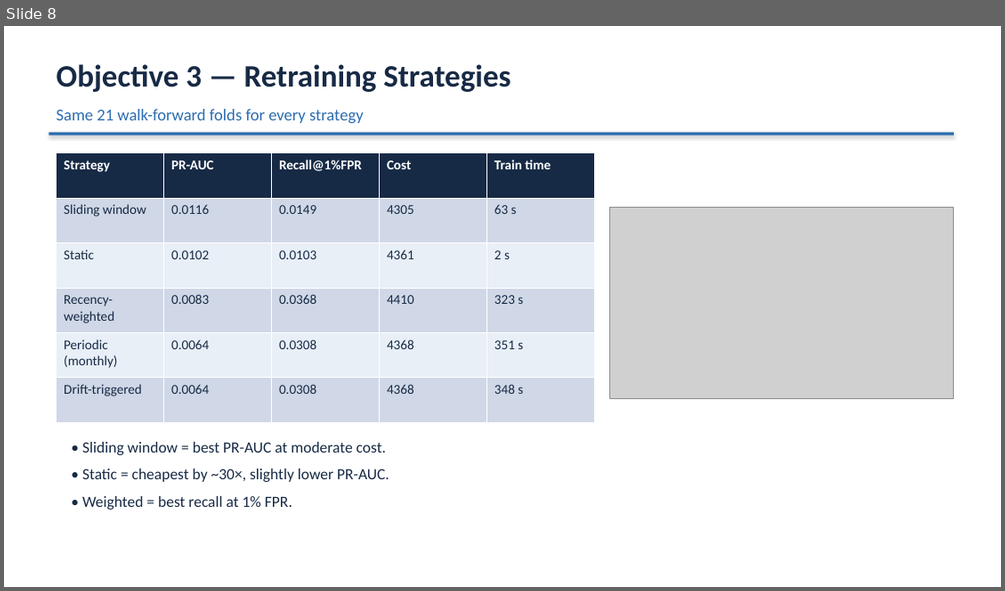
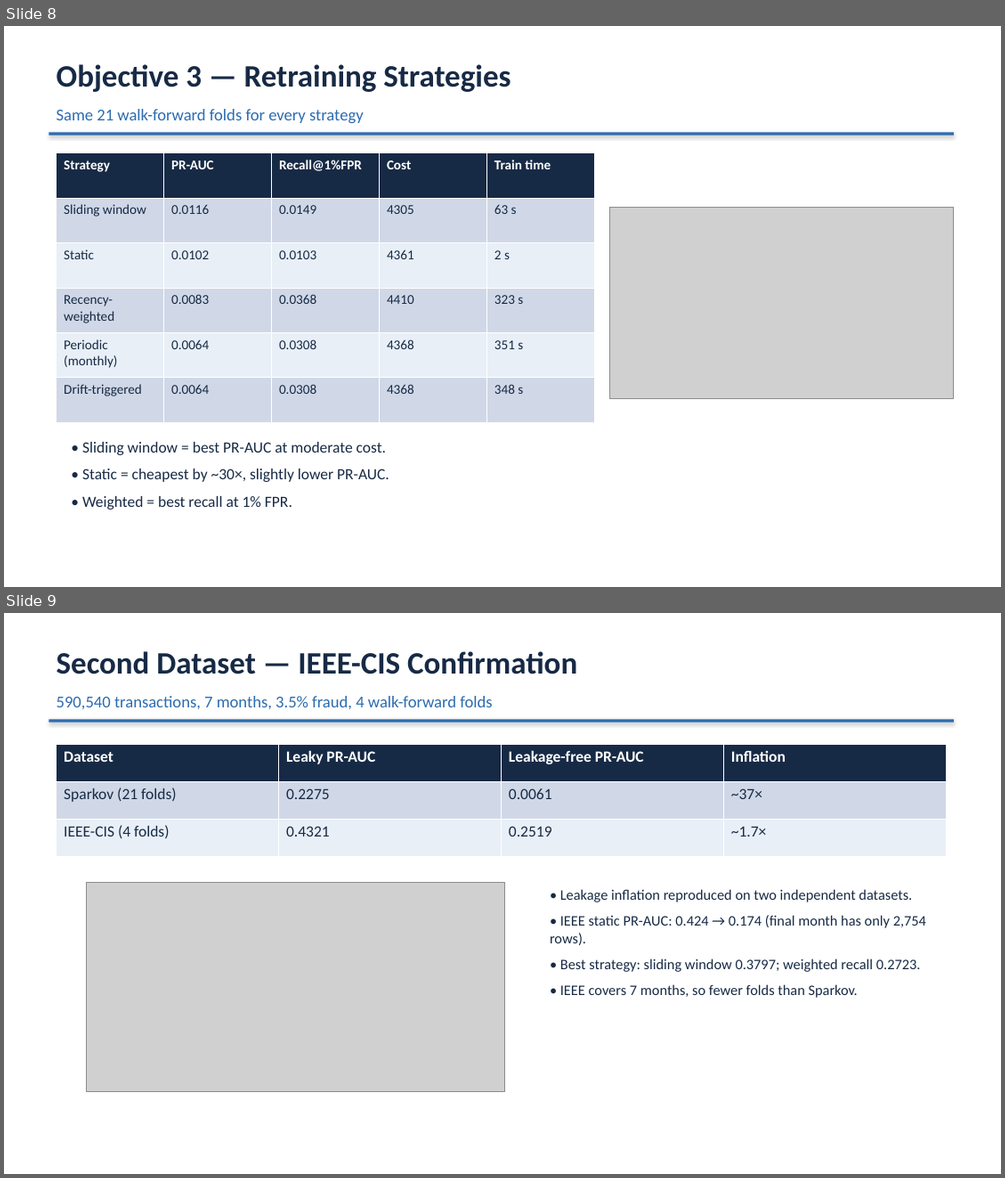
Before and after one commit to Samakshg11/fraud-drift-detection, a slide deck: docs/project_presentation.pptx. Shown one above the other, each under a label of ours: slide 8 before the commit, slides 8 and 9 after it. The pictures are 1005x591 and 1005x1178 pixels, drawn with LibreOffice and Linux fonts; fonts in the diff are those of the drawing; grey boxes stand for pictures. Boxes give left, top, right and bottom in pixels: in the first picture for what was removed or moved away, otherwise in the second. Text is boxed around its words. In the diff, an @@ line names an element or a change of style, - is before the commit and + after.

Commit message:
results: finalize IEEE-CIS experiments and 12-slide two-dataset presentation

```diff
--- a/docs/project_presentation.pptx
+++ b/docs/project_presentation.pptx
@@ slide 9 added at <box>4,613,1001,1174</box>, background #FFFFFF @@
@@ text added at <box>57,651,577,674</box>, 30 pt, text #172A45, bold @@
+Second Dataset — IEEE-CIS Confirmation
@@ rectangle added at <box>48,719,954,722</box>, fill #2C6CB0 @@
@@ text added at <box>57,696,492,709</box>, 16 pt, text #2C6CB0 @@
+590,540 transactions, 7 months, 3.5% fraud, 4 walk-forward folds
@@ table added at <box>57,744,947,856</box>, 3 rows, 4 columns @@
+Dataset | Leaky PR-AUC | Leakage-free PR-AUC | Inflation
+Sparkov (21 folds) | 0.2275 | 0.0061 | ~37×
+IEEE-CIS (4 folds) | 0.4321 | 0.2519 | ~1.7×
@@ picture added at <box>86,882,505,1092</box> @@
@@ text added at <box>550,889,926,997</box>, 14 pt, text #172A45 @@
+• Leakage inflation reproduced on two independent datasets.
+• IEEE static PR-AUC: 0.424 → 0.174 (final month has only 2,754 rows).
+• Best strategy: sliding window 0.3797; weighted recall 0.2723.
+• IEEE covers 7 months, so fewer folds than Sparkov.
```
Also in this commit, not shown: 5 slides changed, 8 other files.
